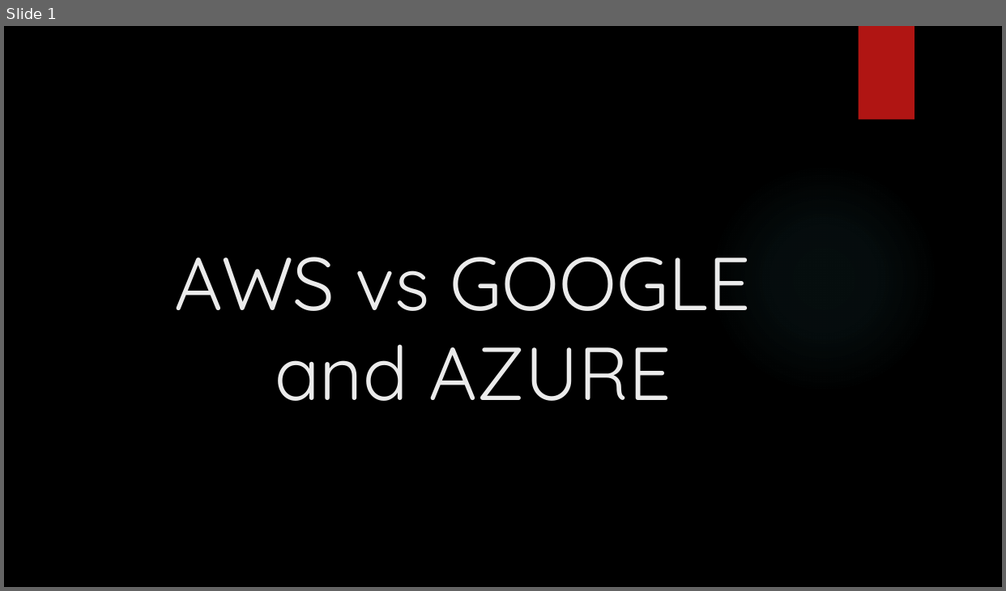
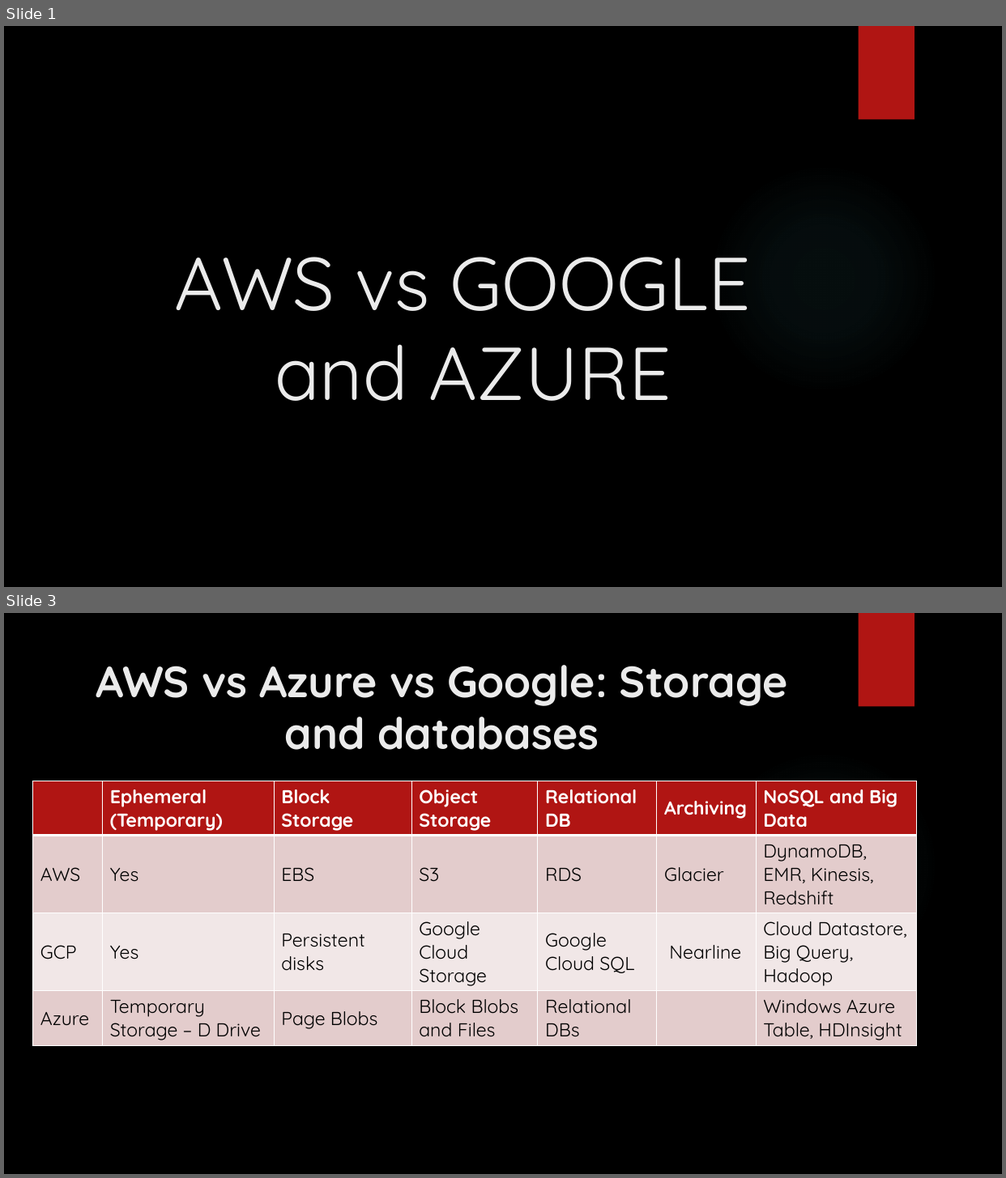
Before and after one commit to vavan11/Mentee, a slide deck: AWS vs GOOGLE and AZURE.pptx. Shown one above the other, each under a label of ours: slide 1 before the commit, slides 1 and 3 after it; the slides between them are not shown. The pictures are 1006x591 and 1006x1178 pixels, drawn with LibreOffice and Linux fonts; fonts in the diff are those of the drawing; background and template pictures are left out. Boxes give left, top, right and bottom in pixels: in the first picture for what was removed or moved away, otherwise in the second. Text is boxed around its words. In the diff, an @@ line names an element or a change of style, - is before the commit and + after.

```diff
--- a/AWS vs GOOGLE and AZURE.pptx
+++ b/AWS vs GOOGLE and AZURE.pptx
@@ slide 3 added at (4, 613, 1002, 1174), background picture (left out); not listed: 2 template elements that a slide beside it also shows @@
@@ title added at (96, 665, 788, 750), 42 pt, text #EBEBEB, bold @@
+AWS vs Azure vs Google: Storage and databases
@@ table added at (33, 781, 918, 1044), 4 rows, 7 columns @@
+ | Ephemeral (Temporary) | Block Storage | Object Storage | Relational DB | Archiving | NoSQL and Big Data
+AWS | Yes | EBS | S3 | RDS | Glacier | DynamoDB, EMR, Kinesis, Redshift
+GCP | Yes | Persistent disks | Google Cloud Storage | Google Cloud SQL | Nearline | Cloud Datastore, Big Query, Hadoop
+Azure | Temporary Storage – D Drive | Page Blobs | Block Blobs and Files | Relational DBs |  | Windows Azure Table, HDInsight
```
Also in this commit, not shown: 3 other slides added.
